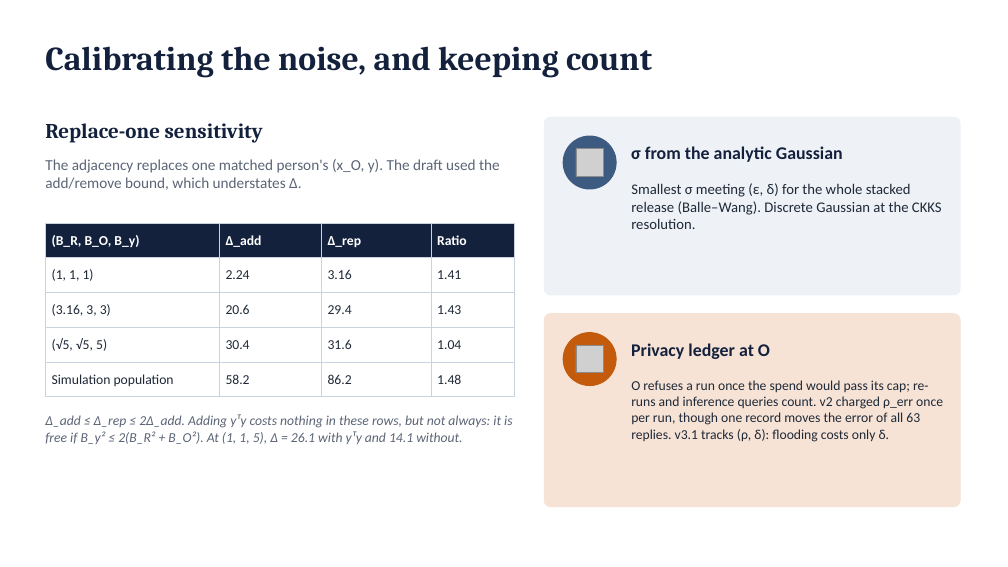
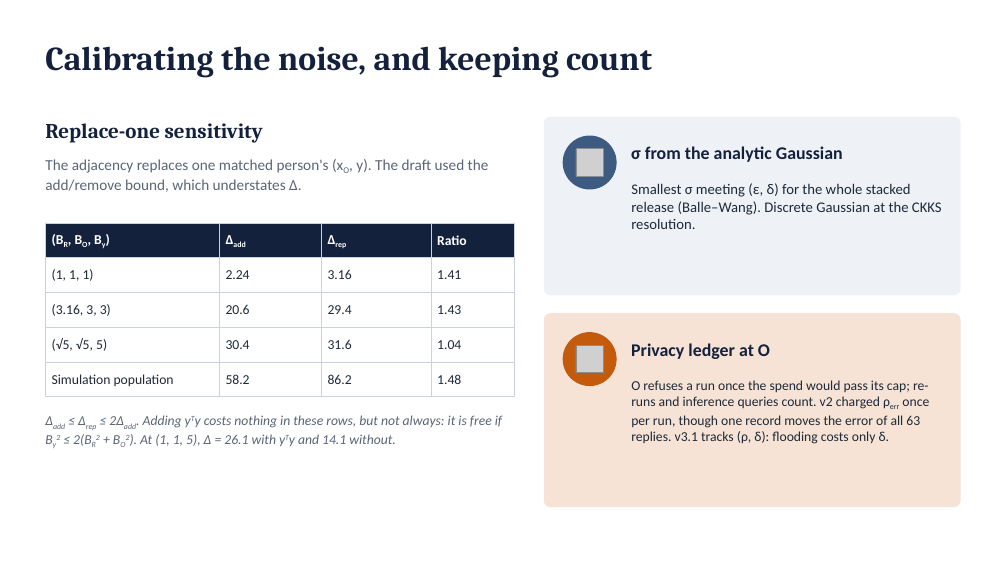
Before and after one commit to shukabh/VerticalFederatedRegression, a slide deck: slide 16 of slides/vfl_scenarioB_deck.pptx. Drawn at 1008x567 pixels with LibreOffice and Linux fonts; fonts in the diff are those of the drawing; grey boxes stand for pictures. Boxes give left, top, right and bottom in pixels: in the first picture for what was removed or moved away, otherwise in the second. Text is boxed around its words. In the diff, an @@ line names an element or a change of style, - is before the commit and + after.

```diff
--- a/slides/vfl_scenarioB_deck.pptx
+++ b/slides/vfl_scenarioB_deck.pptx
@@ text at box(45, 159, 489, 192): text changed @@
-The adjacency replaces one matched person's (x_O, y). The draft used the add/remove bound, which understates Δ.
+The adjacency replaces one matched person's (xO, y). The draft used the add/remove bound, which understates Δ.
@@ table at box(45, 223, 514, 390) @@
-row 1: (B_R, B_O, B_y) | Δ_add | Δ_rep | Ratio
+row 1: (BR, BO, By) | Δadd | Δrep | Ratio
@@ text at box(631, 380, 929, 444): text changed @@
-O refuses a run once the spend would pass its cap; re-runs and inference queries count. v2 charged ρ_err once per run, though one record moves the error of all 63 replies. v3.1 tracks (ρ, δ): flooding costs only δ.
+O refuses a run once the spend would pass its cap; re-runs and inference queries count. v2 charged ρerr once per run, though one record moves the error of all 63 replies. v3.1 tracks (ρ, δ): flooding costs only δ.
@@ text at box(73, 415, 502, 446): text changed @@
-Δ_add ≤ Δ_rep ≤ 2Δ_add. Adding yᵀy costs nothing in these rows, but not always: it is free if B_y² ≤ 2(B_R² + B_O²). At (1, 1, 5), Δ = 26.1 with yᵀy and 14.1 without.
+Δadd ≤ Δrep ≤ 2Δadd. Adding yTy costs nothing in these rows, but not always: it is free if By2 ≤ 2(BR2 + BO2). At (1, 1, 5), Δ = 26.1 with yTy and 14.1 without.
```
Also in this commit, not shown: 25 other slides changed, 21 other files.
